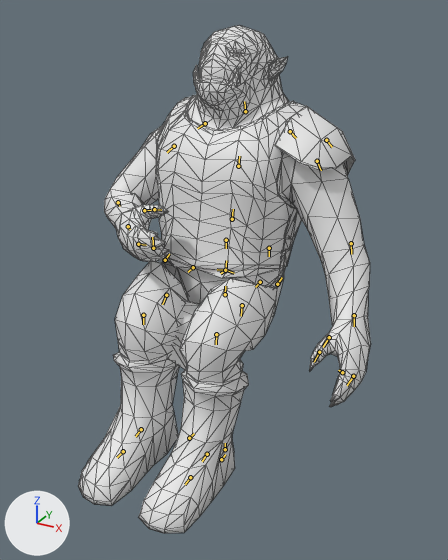
An edit to the Blender file assets-src/rooms/tavern/creature-clips/Orc.blend, drawn before and after from the same camera.
Camera for both pictures: a camera (50 mm lens) standing at (0.572, -0.944, 0.835) and looking at (0.059, -0.01, 0.368). The axes (+X, +Y, +Z) are drawn at lower left. The lights are the same throughout. The older version comes first. Both versions are drawn at frame 38 of the action 'SitDice'; the numbers are the values there. The bones that change, and the others that lie on the model, are drawn over the model as lines. Mesh edges are drawn as thin lines.

Names of what the first picture shows: 'OrcSourceMesh'.
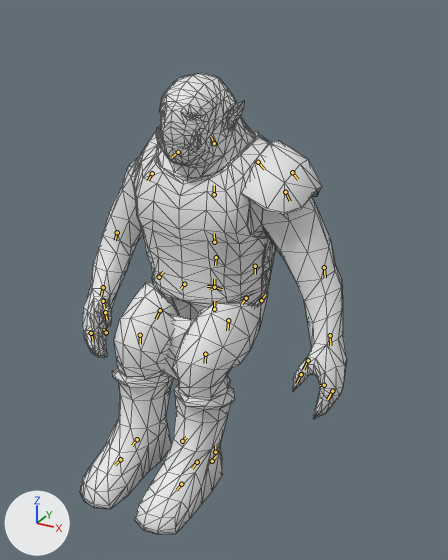
Where the change shows, as pixel boxes (x1, y1, x2, y2) in the pictures (448 x 560 px):
'OrcSourceMesh', posed (9% narrower, 9% shorter): before (78, 25, 371, 533); after (80, 73, 347, 534)
bone 'Stride', root to tip: before (221, 459) to (225, 454); after (212, 461) to (216, 456)
bone 'spine1', root to tip: before (225, 270) to (226, 260); after (214, 287) to (214, 279)
bone 'head', root to tip: before (245, 111) to (244, 101); after (214, 143) to (211, 136)
bone 'arm_r', root to tip: before (174, 146) to (167, 152); after (152, 173) to (148, 180)
bone 'forearm_r', root to tip: before (118, 202) to (119, 206); after (117, 232) to (115, 240)
bone 'leg_l', root to tip: before (260, 282) to (255, 287); after (246, 298) to (242, 303)
bone 'lowleg_l', root to tip: before (216, 334) to (216, 344); after (205, 354) to (205, 363)
bone 'leg_r', root to tip: before (193, 267) to (188, 272); after (184, 284) to (180, 289)
bone 'lowleg_r', root to tip: before (143, 315) to (143, 324); after (140, 335) to (140, 344)

The change, as a list of edits to the scene's bpy script:
```text
Change bone_stride:
    where bone_stride = bpy.data.objects['Orc'].pose.bones['Stride']
    bone_stride.location: (0.0, 0.086, -0.145) -> (0.0, 0.041, -0.117)
    bone_stride.scale: (1.0, 1.0, 1.0) -> (0.9, 0.9, 0.9)
Change bone_spine1:
    where bone_spine1 = bpy.data.objects['Orc'].pose.bones['spine1']  # child of 'cog'
    bone_spine1.rotation_quaternion: (0.951, 0.309, 0.0, 0.0) -> (0.982, 0.187, 0.0, 0.0)  # degrees (36, 0, 0) -> degrees (22, 0, 0)
Change bone_head:
    where bone_head = bpy.data.objects['Orc'].pose.bones['head']  # child of 'spine3'
    bone_head.rotation_quaternion: (1.0, 0.0, 0.0, 0.0) -> (0.999, -0.042, 0.0, 0.0)  # degrees (0, 0, 0) -> degrees (-5, 0, 0)
Change bone_arm_r:
    where bone_arm_r = bpy.data.objects['Orc'].pose.bones['arm_r']  # child of 'shoulder2_r'
    bone_arm_r.rotation_quaternion: (0.966, -0.257, 0.002, 0.023) -> (0.991, -0.134, 0.018, 0.021)  # degrees (-30, 1, 2) -> degrees (-15, 2, 2)
Change bone_forearm_r:
    where bone_forearm_r = bpy.data.objects['Orc'].pose.bones['forearm_r']  # child of 'arm_r'
    bone_forearm_r.rotation_quaternion: (0.917, 0.123, 0.101, 0.365) -> (0.994, 0.027, 0.039, 0.1)  # degrees (17, 6, 44) -> degrees (3, 4, 12)
Change bone_leg_l:
    where bone_leg_l = bpy.data.objects['Orc'].pose.bones['leg_l']  # child of 'hip_l'
    bone_leg_l.rotation_quaternion: (0.867, 0.497, -0.04, -0.003) -> (0.887, 0.461, -0.041, -0.002)  # degrees (60, -4, -3) -> degrees (55, -4, -2)
Change bone_lowleg_l:
    where bone_lowleg_l = bpy.data.objects['Orc'].pose.bones['lowleg_l']  # child of 'leg_l'
    bone_lowleg_l.rotation_quaternion: (0.921, 0.39, -0.002, -0.022) -> (0.938, 0.346, -0.001, -0.02)  # degrees (46, 1, -2) -> degrees (40, 1, -2)
Change bone_leg_r:
    where bone_leg_r = bpy.data.objects['Orc'].pose.bones['leg_r']  # child of 'hip_r'
    bone_leg_r.rotation_quaternion: (0.868, 0.497, -0.014, -0.005) -> (0.888, 0.46, -0.014, -0.005)  # degrees (60, -1, -1) -> degrees (55, -1, -1)
Change bone_lowleg_r:
    where bone_lowleg_r = bpy.data.objects['Orc'].pose.bones['lowleg_r']  # child of 'leg_r'
    bone_lowleg_r.rotation_quaternion: (0.92, 0.391, -0.003, -0.01) -> (0.938, 0.347, -0.002, -0.011)  # degrees (46, 0, -1) -> degrees (41, 0, -1)
```
